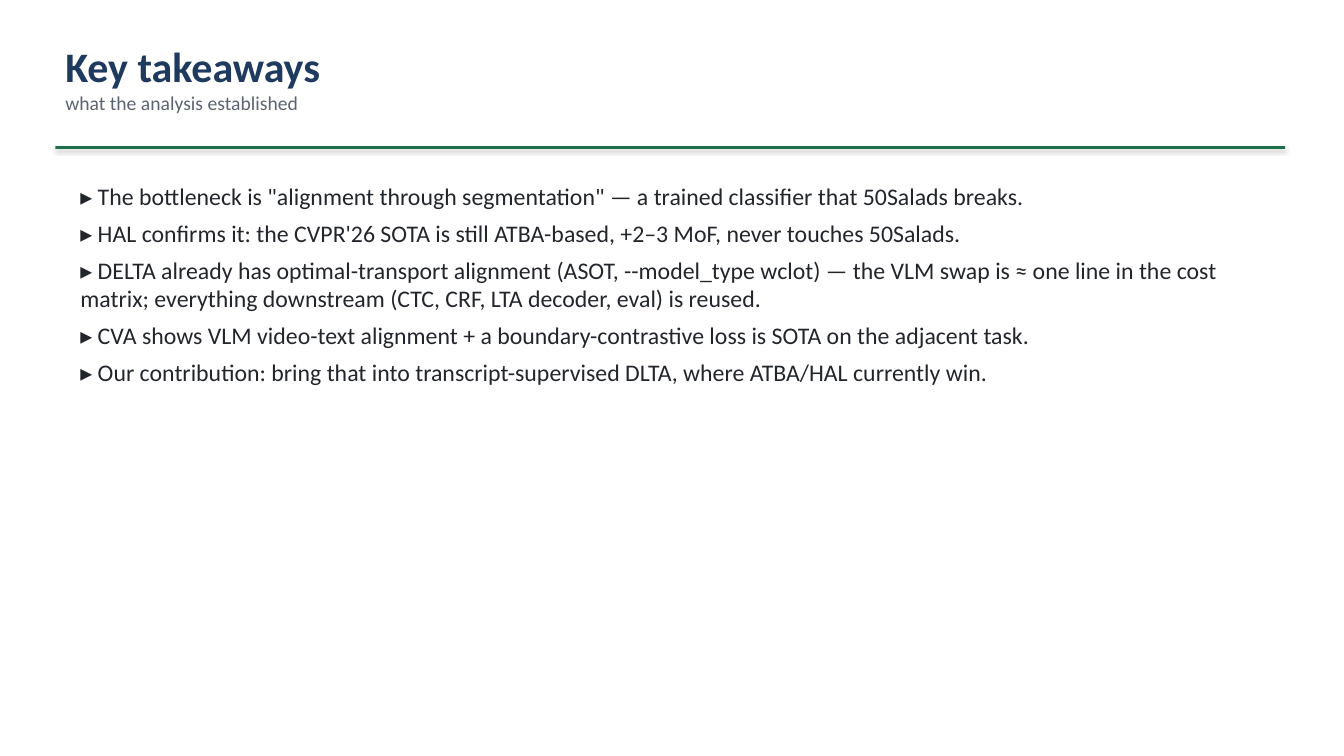
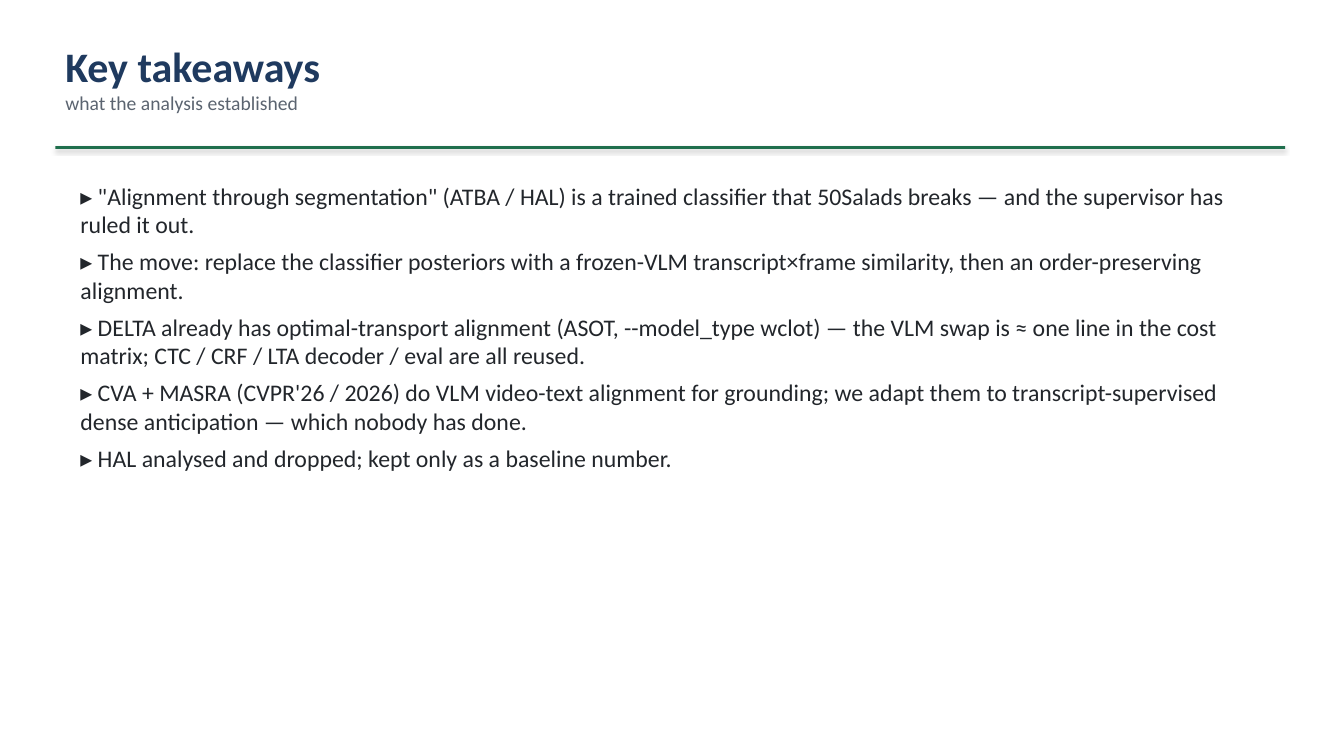
Before and after one commit to epayaslii/DELTA, a slide deck: slide 13 of slides/DELTA_progress_Mariella.pptx. Drawn at 1344x756 pixels with LibreOffice and Linux fonts; fonts in the diff are those of the drawing. Boxes give left, top, right and bottom in pixels: in the first picture for what was removed or moved away, otherwise in the second. Text is boxed around its words. In the diff, an @@ line names an element or a change of style, - is before the commit and + after.

Commit message:
Pivot HAL -> MASRA in progress deck and baselines doc
Supervisor requires a VLM-based TA with no segmentation-based approach, so
HAL is dropped as a workstream (kept as a baseline number only). New split:
Eliz -> MASRA (MLLM train-time LRCA/ESTA regulariser on InternVideo2
transcript x frame similarity, plan M1-M7), co-intern -> CVA.

- slides/make_deck.py + .pptx: 21 slides reworked for the pivot (framing,
  VLM-alignment literature, workstream split, MASRA M1-M7 plan, sequencing,
  questions).
- docs/baselines-hal-cva.md: scope-update banner, MASRA analysis section,
  genuine transcript->video aligner refs, rewritten workstream split; old
  HAL plan retained as record-only.

```diff
--- a/slides/DELTA_progress_Mariella.pptx
+++ b/slides/DELTA_progress_Mariella.pptx
@@ text at (80,187,1223,471): text changed @@
-▸ The bottleneck is "alignment through segmentation" — a trained classifier that 50Salads breaks.
-▸ HAL confirms it: the CVPR'26 SOTA is still ATBA-based, +2–3 MoF, never touches 50Salads.
-▸ DELTA already has optimal-transport alignment (ASOT, --model_type wclot) — the VLM swap is ≈ one line in the cost matrix; everything downstream (CTC, CRF, LTA decoder, eval) is reused.
-▸ CVA shows VLM video-text alignment + a boundary-contrastive loss is SOTA on the adjacent task.
-▸ Our contribution: bring that into transcript-supervised DLTA, where ATBA/HAL currently win.
+▸ "Alignment through segmentation" (ATBA / HAL) is a trained classifier that 50Salads breaks — and the supervisor has ruled it out.
+▸ The move: replace the classifier posteriors with a frozen-VLM transcript×frame similarity, then an order-preserving alignment.
+▸ DELTA already has optimal-transport alignment (ASOT, --model_type wclot) — the VLM swap is ≈ one line in the cost matrix; CTC / CRF / LTA decoder / eval are all reused.
+▸ CVA + MASRA (CVPR'26 / 2026) do VLM video-text alignment for grounding; we adapt them to transcript-supervised dense anticipation — which nobody has done.
+▸ HAL analysed and dropped; kept only as a baseline number.
```
Also in this commit, not shown: 11 other slides changed, 1 slide added, 1 slide removed, 2 other files.
